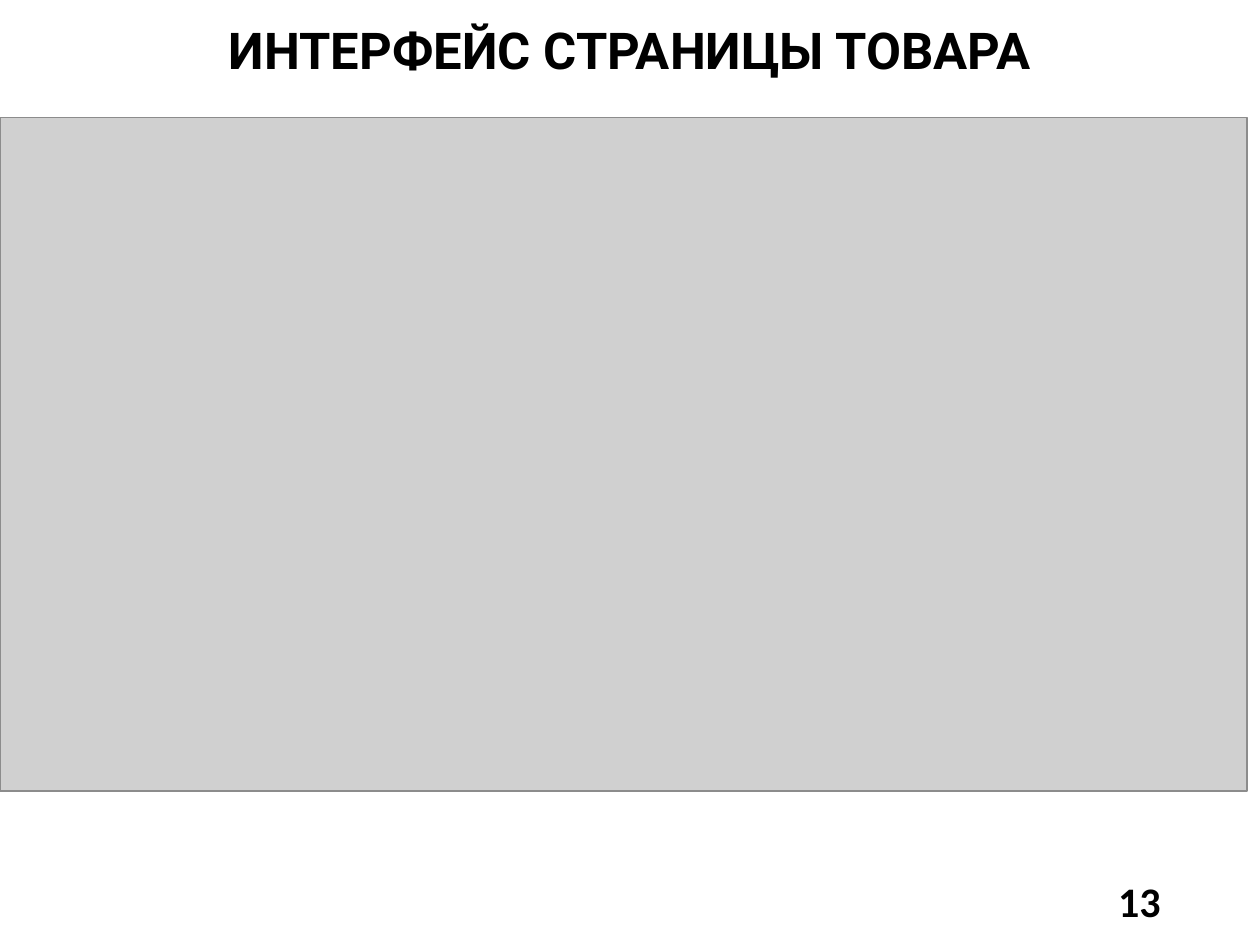
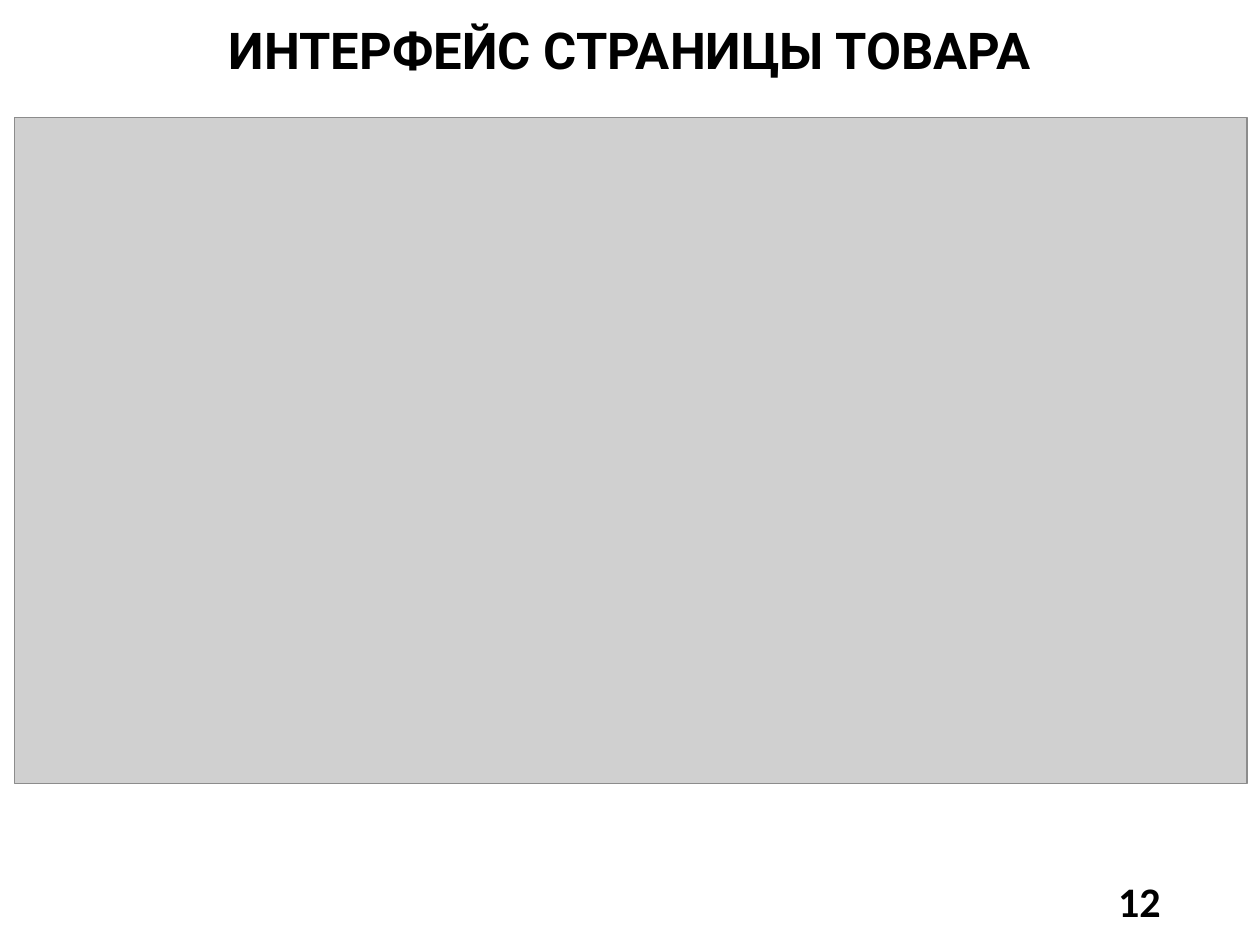
Before and after one commit to DaniilTropin11/IB-Company, a slide deck: slide 12 of ПРАВКИ_Презентация ВКР ВО.pptx (slide 13 before the commit). Drawn at 1260x945 pixels with LibreOffice and Linux fonts; fonts in the diff are those of the drawing; grey boxes stand for pictures. Boxes give left, top, right and bottom in pixels: in the first picture for what was removed or moved away, otherwise in the second. Text is boxed around its words. In the diff, an @@ line names an element or a change of style, - is before the commit and + after.

```diff
--- a/ПРАВКИ_Презентация ВКР ВО.pptx
+++ b/ПРАВКИ_Презентация ВКР ВО.pptx
@@ picture: place and size @@
-picture at (0, 117, 1247, 791)
+picture at (14, 117, 1246, 784)
@@ page number at (1118, 889, 1161, 917): text changed @@
-13
+12
```
Also in this commit, not shown: 2 other slides changed.
